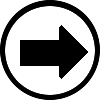
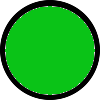
Layers edited between the first and the second 100 x 100 image:
hid "Next" over box(20, 25, 88, 79)
painted on "Button copy #2" over box(5, 6, 95, 95)
